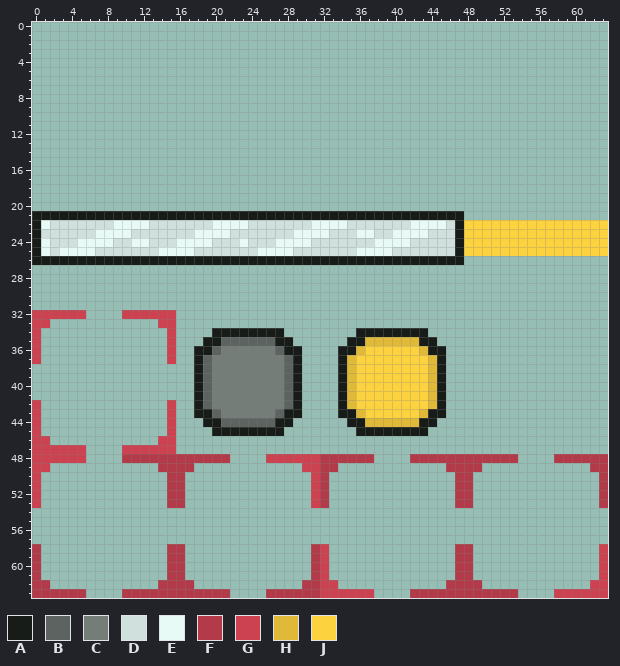
Pixel-art file -- Game Jam/Jame Gam 30/Aseprite Edit/UI.aseprite. This is how it looked before the edit.
64x64 pixels, 1 frame.
Palette (. is transparent): A #181c18  B #5c6360  C #747d78  D #d0e1dd  E #e8faf6  F #b33b49  G #cc4250  H #e0b938  J #fcd23f
Pixels before (only the part around the change), first column x 39:
 0 .........................
 1 .........................
 2 .........................
 3 .........................
 4 .........................
 5 .........................
 6 .........................
 7 .........................
 8 .........................
 9 .........................
10 .........................
11 .........................
12 .........................
13 .........................
14 .........................
15 .........................
16 .........................
17 .........................
18 .........................
19 .........................
20 .........................
21 AAAAAAAAA................
22 DDDEEEEDAJJJJJJJJJJJJJJJJ
23 DEEEEDDDAJJJJJJJJJJJJJJJJ
24 EEEDDDDDAJJJJJJJJJJJJJJJJ
25 EDDDDDDDAJJJJJJJJJJJJJJJJ
26 AAAAAAAAA................
27 .........................
28 .........................
29 .........................
30 .........................
31 .........................
32 .........................
33 .........................
34 AAAAA....................
35 HHHHAA...................
36 JJJJHAA..................
37 JJJJJHA..................
38 JJJJJHA..................
39 JJJJJHA..................
40 JJJJJHA..................
41 JJJJJHA..................
42 JJJJJHA..................
43 JJJJHAA..................
44 HHHHAA...................
45 AAAAA....................
46 .........................
47 .........................
48 ...FFFFFFFFFFFF....FFFFFF
49 .......FFFF............FF
The same view after the edit:
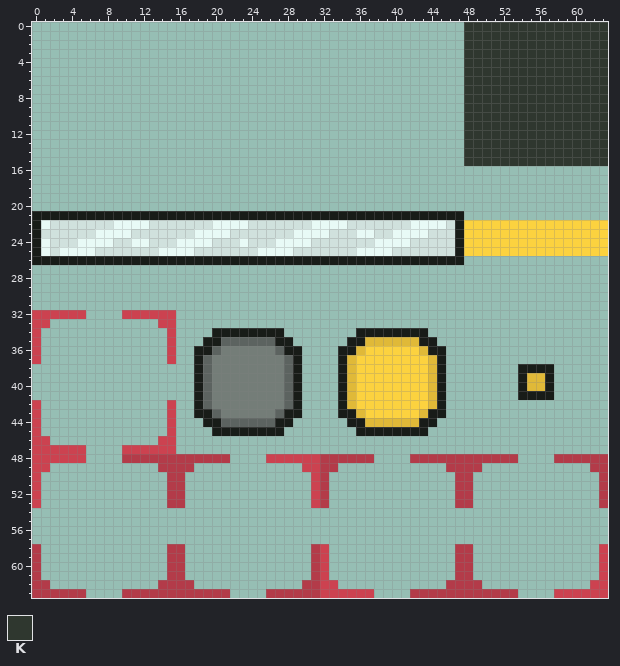
Colours new in this view: K #2f372f
Edits made:
Changed rows in their new state; - is an unchanged pixel.
first column x 48:
 0 KKKKKKKKKKKKKKKK
 1 KKKKKKKKKKKKKKKK
 2 KKKKKKKKKKKKKKKK
 3 KKKKKKKKKKKKKKKK
 4 KKKKKKKKKKKKKKKK
 5 KKKKKKKKKKKKKKKK
 6 KKKKKKKKKKKKKKKK
 7 KKKKKKKKKKKKKKKK
 8 KKKKKKKKKKKKKKKK
 9 KKKKKKKKKKKKKKKK
10 KKKKKKKKKKKKKKKK
11 KKKKKKKKKKKKKKKK
12 KKKKKKKKKKKKKKKK
13 KKKKKKKKKKKKKKKK
14 KKKKKKKKKKKKKKKK
15 KKKKKKKKKKKKKKKK
first column x 54:
38 AAAA
39 AHHA
40 AHHA
41 AAAA
Boxes around the changes in both pictures, in picture pixels (x1, y1, x2, y2):
added: (464, 22, 608, 166)
added: (518, 364, 554, 400)
